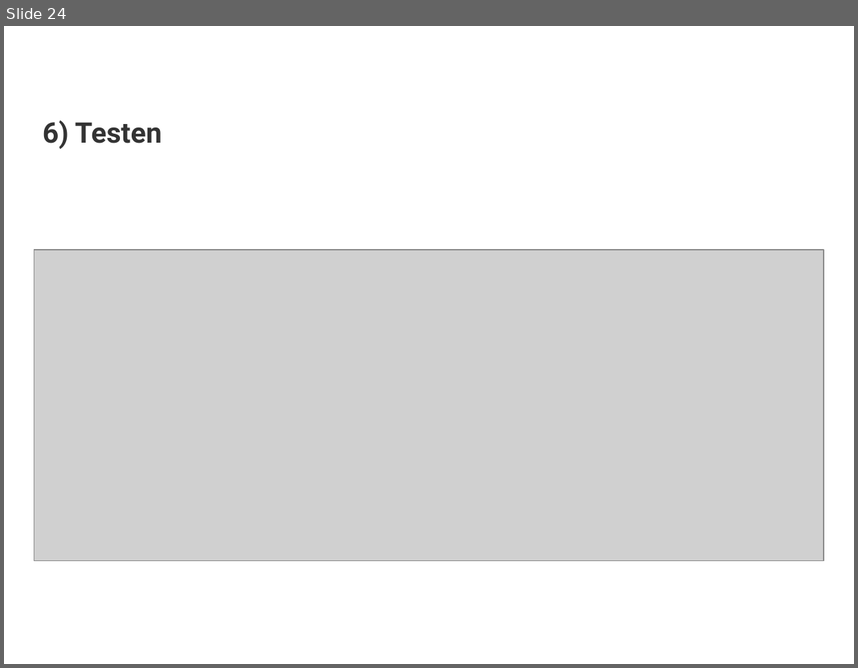
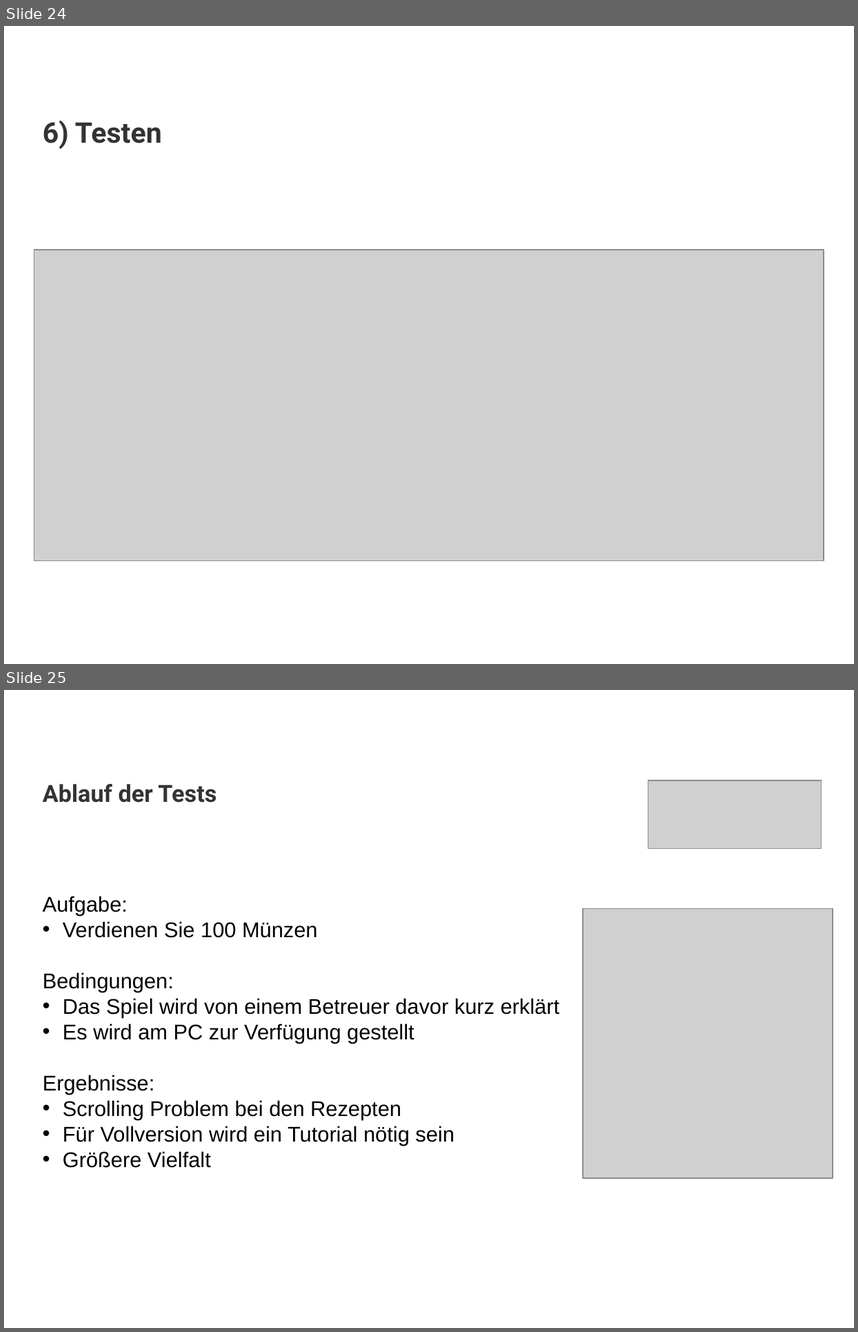
Before and after one commit to JeanlucE/Rezepte, a slide deck: Slides.ppt. Shown one above the other, each under a label of ours: slide 24 before the commit, slides 24 and 25 after it. The pictures are 858x668 and 858x1332 pixels, drawn with LibreOffice and Linux fonts; fonts in the diff are those of the drawing; grey boxes stand for pictures; background and template pictures are left out. Boxes give left, top, right and bottom in pixels: in the first picture for what was removed or moved away, otherwise in the second. Text is boxed around its words. In the diff, an @@ line names an element or a change of style, - is before the commit and + after.

```diff
--- a/Slides.ppt
+++ b/Slides.ppt
@@ slide 25 added at box(4, 690, 854, 1328), background picture (left out) @@
@@ title added at box(43, 784, 217, 802), 20 pt, text #333333, bold @@
+Ablauf der Tests
@@ picture added at box(648, 780, 821, 848) @@
@@ text added at box(43, 896, 559, 1167), 18 pt, text #000000 @@
+Aufgabe:
+• Verdienen Sie 100 Münzen
+Bedingungen:
+• Das Spiel wird von einem Betreuer davor kurz erklärt
+• Es wird am PC zur Verfügung gestellt
+Ergebnisse:
+• Scrolling Problem bei den Rezepten
+• Für Vollversion wird ein Tutorial nötig sein
+• Größere Vielfalt
@@ picture added at box(583, 909, 833, 1178) @@
```
Also in this commit, not shown: 1 other slide added, 1 slide removed.
